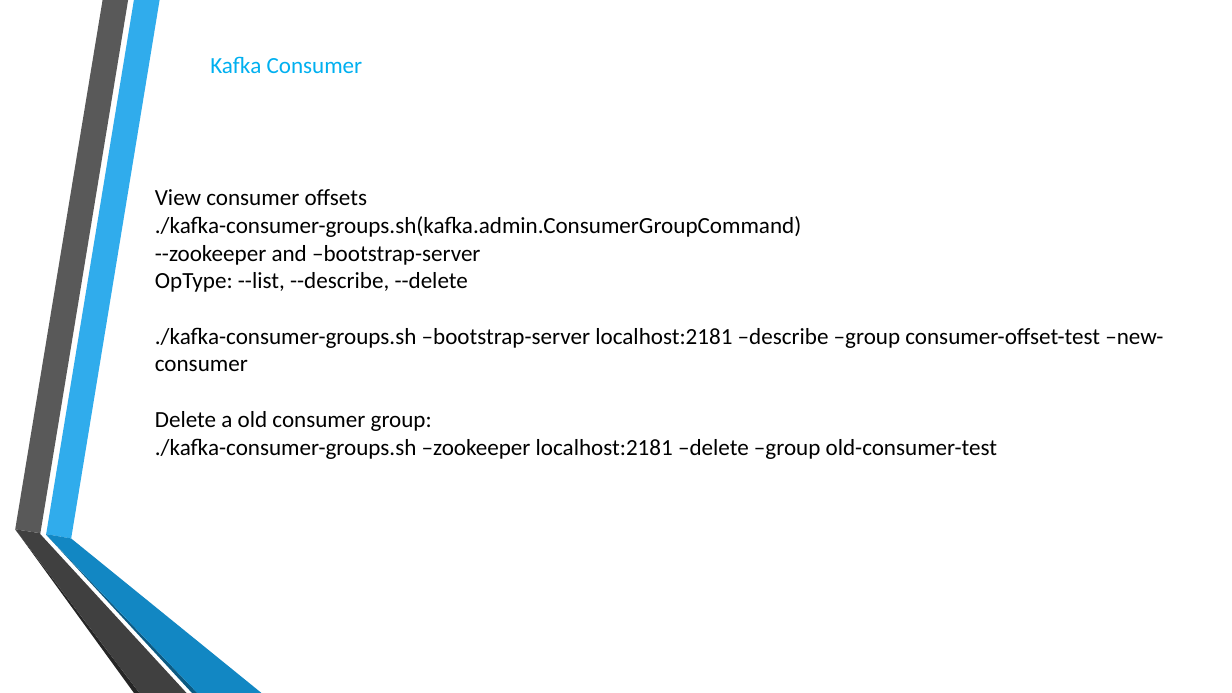
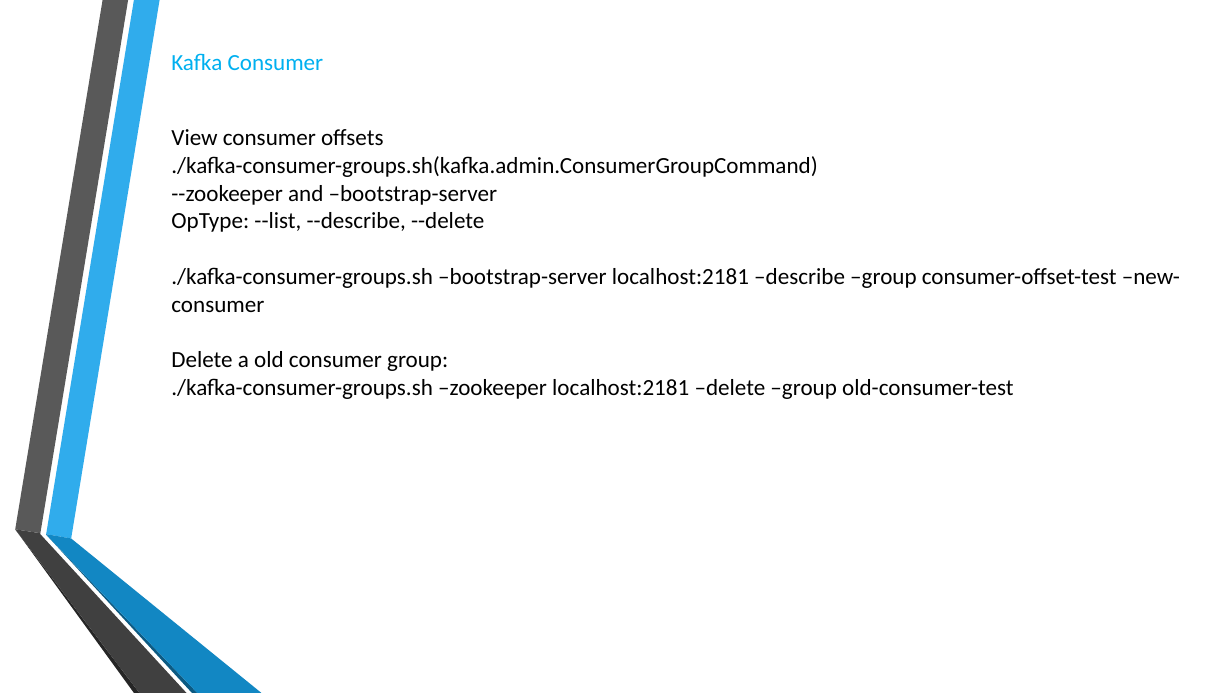
Before and after one commit to RobertLii/Tutorials, a slide deck: slide 54 of Kafka introduction.pptx (slide 55 before the commit). Drawn at 1232x693 pixels with LibreOffice and Linux fonts; fonts in the diff are those of the drawing; background and template pictures are left out. Boxes give left, top, right and bottom in pixels: in the first picture for what was removed or moved away, otherwise in the second. Text is boxed around its words. In the diff, an @@ line names an element or a change of style, - is before the commit and + after.

```diff
--- a/Kafka introduction.pptx
+++ b/Kafka introduction.pptx
@@ text "Kafka Consumer": place and size @@
-text "Kafka Consumer" at <box>210,56,363,73</box>
+text "Kafka Consumer" at <box>171,53,324,70</box>
@@ text "View consumer offsets": place and size @@
-text "View consumer offsets" at <box>155,189,1163,459</box>
+text "View consumer offsets" at <box>171,129,1180,399</box>
```
Also in this commit, not shown: 16 other slides changed, 2 slides added, 10 slides removed.
